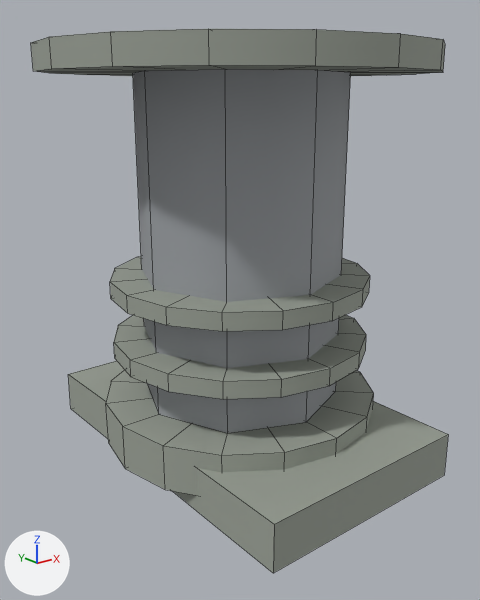
The OBJ model assets/models/equipment/tianhe_tr10_reactor/LOD1/th_heat_pipe_column.obj, before and after one commit.
One viewpoint serves both versions: a camera (50 mm lens) standing at (-1.443, -1.805, 3.11) and looking at (-0.026, -0.033, 2.402). Arrows for +X, +Y and +Z are at lower left; the lights stay in place. The picture after the commit comes second. Mesh edges are drawn as thin lines. Where no turn or scale is listed for an object, it has been applied to the vertices. Vertices at exactly the same position are counted once.

The older version as bpy lines, for what is in view:
```python
me_th_heat_pipe_column = bpy.data.meshes.new('th_heat_pipe_column')
me_th_heat_pipe_column.from_pydata(...)  # 220 vertices, 254 faces; spans x -0.65..0.65, y -0.65..0.65, z 1.824..3.25
# faces by material slot: [24, 230]
me_th_heat_pipe_column.materials.append(mat_eq_metal_graphite)  # grey #9ea2a6
me_th_heat_pipe_column.materials.append(mat_eq_th_steel)  # grey #9ba297
ob_th_heat_pipe_column = bpy.data.objects.new('th_heat_pipe_column', me_th_heat_pipe_column)
ob_th_heat_pipe_column.location = (0.0, 0.0, 0.0)
```
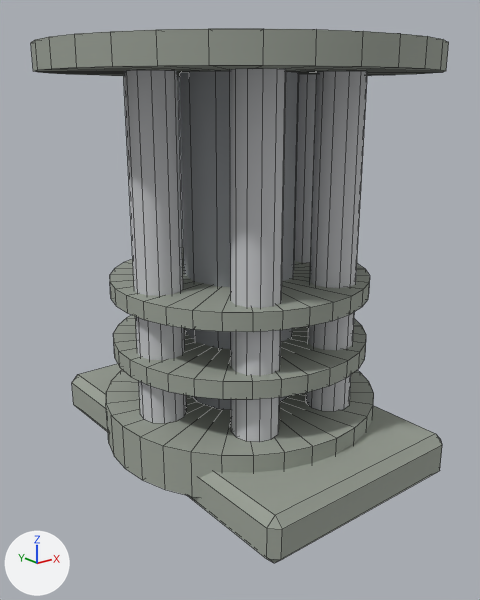
Boxes (x1, y1, x2, y2) around the edits, measured in the pictures (480 x 600 px):
'th_heat_pipe_column', reshaped
    before: (31, 29, 448, 573)
    after: (31, 29, 449, 563)
part 1 of me_th_heat_pipe_column, added
    after: (295, 74, 317, 263)
part 2 of me_th_heat_pipe_column, added
    after: (306, 71, 368, 411)
part 3 of me_th_heat_pipe_column, added
    after: (230, 68, 286, 442)
part 4 of me_th_heat_pipe_column, added
    after: (123, 70, 187, 423)
part 5 of me_th_heat_pipe_column, rebuilt (6% shorter)
    before: (68, 361, 448, 573)
    after: (72, 364, 442, 563)
part 6 of me_th_heat_pipe_column, reshaped
    before: (133, 69, 351, 433)
    after: (31, 29, 449, 497)

The edits, one by one:
Material 'eq_steel' (mat_eq_steel) is new.
Its base color is (0.58, 0.59, 0.61) (light grey #c8cacd).
Its roughness is 0.654.
me_th_heat_pipe_column is used by ob_th_heat_pipe_column; location (0.0, 0.0, 0.0).
me_th_heat_pipe_column had 220 vertices, 254 faces and spanned x -0.65..0.65, y -0.65..0.65, z 1.824..3.25.
me_th_heat_pipe_column now has 592 vertices, 726 faces and spans x -0.65..0.65, y -0.65..0.65, z 1.824..3.25.
me_th_heat_pipe_column part 1: a new loose piece, a 12-sided cylinder along z spanning x 0.26..0.42, y -0.08..0.08, z 2.044..3.17, in mat_eq_steel (light grey #c8cacd).
me_th_heat_pipe_column part 2: a new loose piece, a 12-sided cylinder along z spanning x 0.09..0.25, y -0.374..-0.214, z 2.044..3.17, in mat_eq_steel (light grey #c8cacd).
me_th_heat_pipe_column part 3: a new loose piece, a 12-sided cylinder along z spanning x -0.25..-0.09, y -0.374..-0.214, z 2.044..3.17, in mat_eq_steel (light grey #c8cacd).
me_th_heat_pipe_column part 4: a new loose piece, a 12-sided cylinder along z spanning x -0.42..-0.26, y -0.08..0.08, z 2.044..3.17, in mat_eq_steel (light grey #c8cacd).
me_th_heat_pipe_column part 5: the loose piece of 8 vertices spanning x -0.4..0.4, y -0.65..0.65, z 1.824..1.984 is rebuilt with 24 vertices and now spans x -0.4..0.4, y -0.65..0.65, z 1.824..1.984.
me_th_heat_pipe_column part 6: 16 vertices removed from x -0.36..0.36, y -0.36..0.36, z 2.044..3.17; 216 vertices added at x -0.638..0.638, y -0.638..0.638, z 1.884..3.25.
Other edits to the shape of me_th_heat_pipe_column do not show in these pictures.
me_th_heat_pipe_column gains material mat_eq_steel (light grey #c8cacd).
